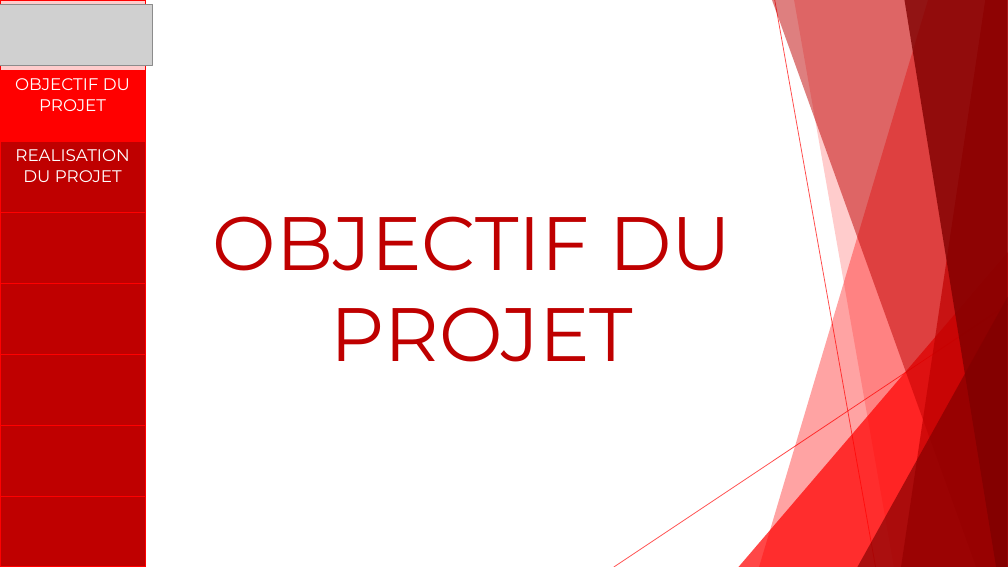
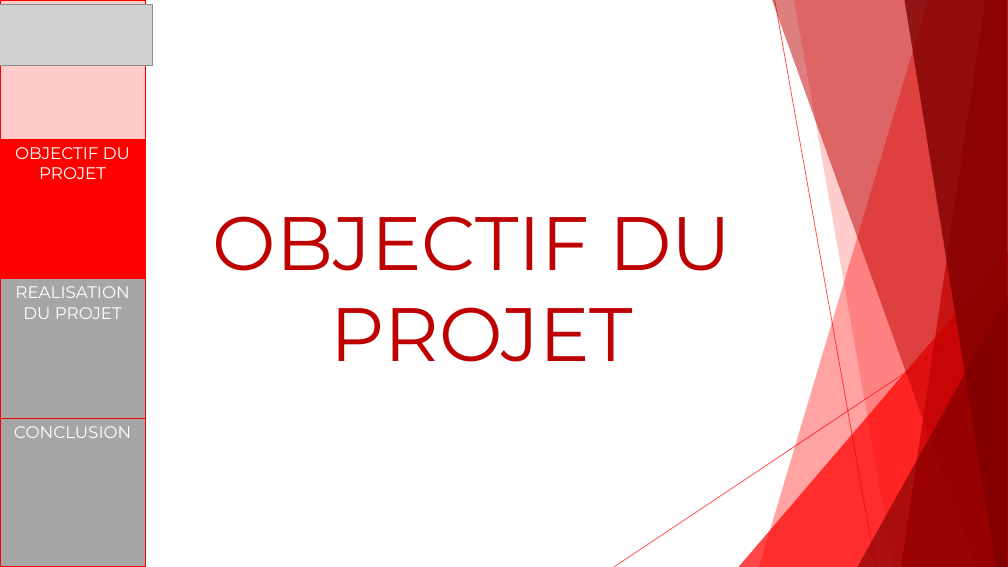
Before and after one commit to DimitriLibessart/PROJET-ExiaSaver, a slide deck: slide 2 of PROJET EXIASAVER.pptx. Drawn at 1008x567 pixels with LibreOffice and Linux fonts; fonts in the diff are those of the drawing; grey boxes stand for pictures. Boxes give left, top, right and bottom in pixels: in the first picture for what was removed or moved away, otherwise in the second. Text is boxed around its words. In the diff, an @@ line names an element or a change of style, - is before the commit and + after.

```diff
--- a/PROJET EXIASAVER.pptx
+++ b/PROJET EXIASAVER.pptx
@@ table at [0,0,145,567] @@
-row 4: 
-row 5: 
-row 6: 
-row 7: 
-row 8: 
+row 4: CONCLUSION
```
Also in this commit, not shown: 5 other slides changed, 3 slides added.
